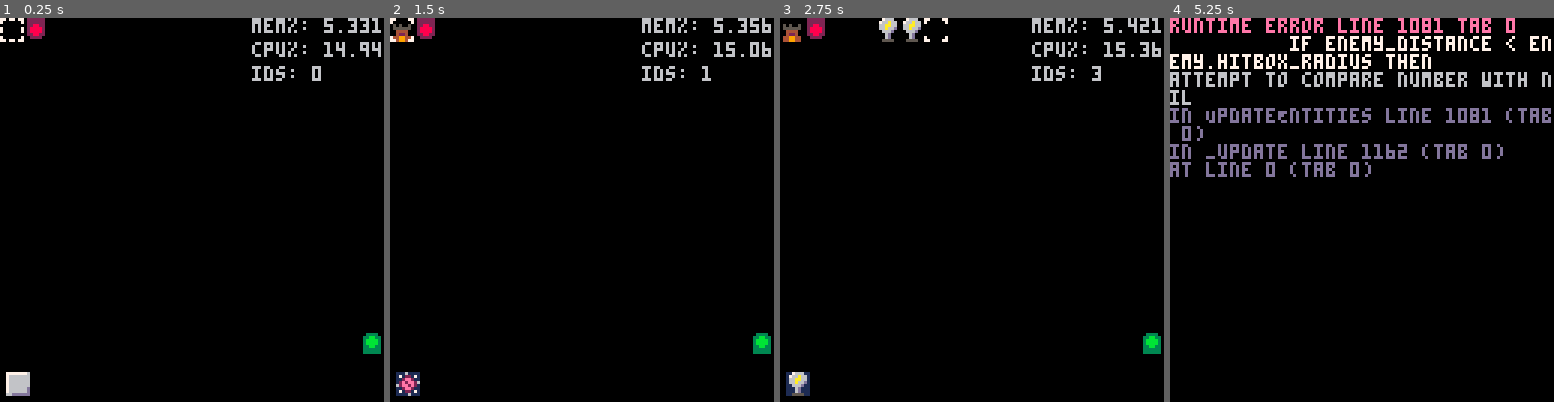
Above: before the commit, frames 1-4 (left to right).
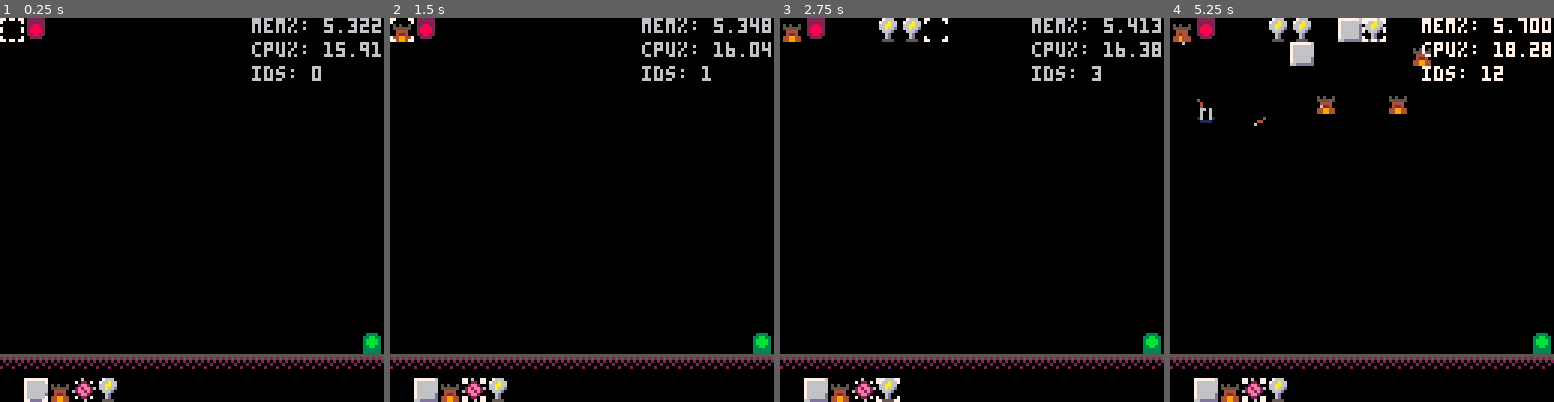
Above: after the commit, the same moments.

Repository: ClaytonKnittel/pico8-test
Game: PICO-8 cartridge clatt.p8
Two runs of this game, one before a commit and one after it. Both use one fixed random seed, a clock stepped at 60 frames per second and the inputs below.
Inputs:
- Up to frame 1 (0.25 s): no input
- Up to frame 2 (1.5 s): tap X (X key) at 0.33, 1.07 s; tap O (Z key) at 0.7 s
- Up to frame 3 (2.75 s): hold Right 1.6-2.1 s; tap O (Z key) at 1.7, 2.1, 2.5 s; tap X (X key) at 1.85 s; hold Up 2.15-2.42 s; hold Right from 2.47 s (still down)
- Up to frame 4 (5.25 s): tap O (Z key) every 0.4 s from 2.9 to 4.9 s; tap X (X key) at 2.97, 4.08, 5.2 s; release Right at 3.03 s; hold Left 3.08-3.58 s; hold Down 3.63-3.97 s; hold Right 4.02-4.68 s; hold Up 4.73-5.03 s; hold Left from 5.08 s (still down)

The runs differ from the first frame. In frame 1, 3.8% of the frame differs, in the area x 0-100%, y 0-100%; in frame 2, 3.8%; in frame 3, 3.8%; in frame 4, 15%.
Error before the commit: runtime error line 1081 tab 0; if enemy_distance < enemy.hitbox_radius then; attempt to compare number with nil

Commit message:
Hud overhaul (#16)
* Draw hud border

* HUD

* target all enemies

* Ok

* fix enemy bug

Diff:
--- a/clatt.p8
+++ b/clatt.p8
@@ -36,6 +36,7 @@
   LIGHTNING = 14,
   HUD_BG = 15,
   WIZARD = 32,
+  HUD_BORDER = 48,
 }
 
 TypeId = {
@@ -53,15 +54,18 @@
   WIZARD = 9,
 }
 
-enemy_grid = {}
-
-selected_tower = TypeId.WALL
-
-time = 0
-
-cursor_pos = {
-  x = 0,
-  y = 0,
+PLACEABLE_TILES = {
+  TypeId.WALL,
+  TypeId.ARCHER,
+  TypeId.PINWHEEL,
+  TypeId.LIGHTNING,
+}
+
+TILE_TYPE_TO_SPRITE = {
+  [TypeId.WALL] = TileSpriteId.WALL,
+  [TypeId.ARCHER] = TileSpriteId.ARCHER,
+  [TypeId.PINWHEEL] = TileSpriteId.PINWHEEL,
+  [TypeId.LIGHTNING] = TileSpriteId.LIGHTNING,
 }
 
 START_POS = {
@@ -244,13 +248,6 @@
 
   function grid.tile(pos)
     return tiles[PosIndex(pos)]
-  end
-
-  function add_to_enemy_grid(key, val)
-    if enemy_grid[key] == nil then
-      enemy_grid[key] = {}
-    end
-    add(enemy_grid[key], val)
   end
 
   local function AllTilesReachableInPathMap(dir_map)
@@ -495,7 +492,7 @@
 }
 
 function IsEnemyType(type_id)
-  return ENEMY_SPRITE_ANIMATION_MAP[type_id] ~= nil
+  return ENEMY_INFO_MAP[type_id] ~= nil
 end
 
 function MakeEnemy(enemy_type)
@@ -625,7 +622,7 @@
       local target_enemy = nil
       local target_enemy_distance = 32
       for entity in entity_map.entities() do
-        if entity.type_id() == TypeId.JELLYFISH then
+        if IsEnemyType(entity.type_id()) then
           local enemy_pos = entity.pos()
           local enemy_distance = PosMagnitude(PosSub(enemy_pos, archer.pos()))
           if enemy_distance < range then
@@ -714,7 +711,7 @@
     local will_fire = false
     if fire_rate_cooldown == 0 then
       for entity in entity_map.entities() do
-        if not will_fire and entity.type_id() == TypeId.JELLYFISH then
+        if not will_fire and IsEnemyType(entity.type_id()) then
           local enemy_pos = entity.pos()
           local enemy_distance = PosMagnitude(PosSub(enemy_pos, pinwheel.pos()))
           if enemy_distance < range then
@@ -798,7 +795,7 @@
       local target_enemy = nil
       local target_enemy_distance = 999
       for entity in entity_map.entities() do
-        if entity.type_id() == TypeId.JELLYFISH then
+        if IsEnemyType(entity.type_id()) then
           local enemy_pos = entity.pos()
           local enemy_distance = PosMagnitude(PosSub(enemy_pos, lightning.pos()))
           if enemy_distance < range then
@@ -960,7 +957,8 @@
   -- Place tower
   if Pressed(BTN_Z) then
     local grid_tile_type = grid.tile(cursor_pos)
-    local selected_tower_type = selected_tower
+    local selected_tower_type = PLACEABLE_TILES[selected_tower_index]
+    assert(selected_tower_type ~= nil)
 
     if grid_tile_type == TypeId.EMPTY then
       local added = grid.try_set_tile(cursor_pos, selected_tower_type)
@@ -984,14 +982,10 @@
 
   -- Scroll to next tower option
   if Pressed(BTN_X) then
-    if selected_tower == TypeId.WALL then
-      selected_tower = TypeId.ARCHER
-    elseif selected_tower == TypeId.ARCHER then
-      selected_tower = TypeId.PINWHEEL
-    elseif selected_tower == TypeId.PINWHEEL then
-      selected_tower = TypeId.LIGHTNING
+    if selected_tower_index == #PLACEABLE_TILES then
+      selected_tower_index = 1
     else
-      selected_tower = TypeId.WALL
+      selected_tower_index += 1
     end
   end
 end
@@ -1058,7 +1052,7 @@
 
   -- update enemy spatial grid
   for entity in entity_map.entities() do
-    if entity.type_id() == TypeId.ENEMY then
+    if IsEnemyType(entity.type_id()) then
       local e_pos = entity.pos()
       -- Hash them based on the integer grid cell they are currently floating over
       local grid_idx = Index(flr(e_pos.x), flr(e_pos.y))
@@ -1108,6 +1102,20 @@
   entity_map.draw()
 end
 
+function DrawHUD()
+  local hud_y = WORLD_HEIGHT * TILE_WIDTH
+
+  for x = 0, WORLD_WIDTH - 1 do
+    spr(TileSpriteId.HUD_BORDER, x * TILE_WIDTH, hud_y)
+  end
+
+  for index, type_id in ipairs(PLACEABLE_TILES) do
+    spr(TILE_TYPE_TO_SPRITE[type_id], index * TILE_WIDTH, hud_y + TILE_WIDTH)
+  end
+
+  spr(TileSpriteId.CURSOR + 1, selected_tower_index * TILE_WIDTH, hud_y + TILE_WIDTH)
+end
+
 function DrawDebugStats()
   if not DEBUG then
     return
@@ -1120,28 +1128,12 @@
   print("ids: "..entity_map.num_allocated_ids(), 84, 16)
 end
 
-function DrawSelectedTowerHUD()
-  -- TODO can generate inverse map
-  local type_to_sprite = {
-    [TypeId.WALL] = TileSpriteId.WALL,
-    [TypeId.ARCHER] = TileSpriteId.ARCHER,
-    [TypeId.PINWHEEL] = TileSpriteId.PINWHEEL,
-    [TypeId.LIGHTNING] = TileSpriteId.LIGHTNING
-  }
-
-  local sprite_id = type_to_sprite[selected_tower]
-  if sprite_id then
-    spr(TileSpriteId.HUD_BG, 2, 118)
-    spr(sprite_id, 2, 118)
-  end
-end
-
 function _init()
   if not DEBUG then
     music(0)
   end
 
-  selected_tower = TypeId.WALL
+  selected_tower_index = 1
 
   time = 0
 
@@ -1157,6 +1149,8 @@
   enemy_hold_map = MakeEnemyHoldMap()
 
   entity_map = MakeEntityMap()
+
+  enemy_grid = {}
 end
 
 function _update()
@@ -1171,7 +1165,7 @@
   DrawGrid()
   DrawEntities()
   DrawCursor()
-  DrawSelectedTowerHUD()
+  DrawHUD()
   DrawDebugStats()
 end
 
@@ -1200,11 +1194,11 @@
 00022300000223000032200000000000000000000000000000000000000000000000000000000000000000000000000000000000000000000000000000000000
 00099000000990000009900000000000000000000000000000000000000000000000000000000000000000000000000000000000000000000000000000000000
 00099900000990000009990000000000000000000000000000000000000000000000000000000000000000000000000000000000000000000000000000000000
-00000000000000000000000000000000000000000000000000000000000000000000000000000000000000000000000000000000000000000000000000000000
-00000000000000000000000000000000000000000000000000000000000000000000000000000000000000000000000000000000000000000000000000000000
-00000000000000000000000000000000000000000000000000000000000000000000000000000000000000000000000000000000000000000000000000000000
-00000000000000000000000000000000000000000000000000000000000000000000000000000000000000000000000000000000000000000000000000000000
-00000000000000000000000000000000000000000000000000000000000000000000000000000000000000000000000000000000000000000000000000000000
+55555555000000000000000000000000000000000000000000000000000000000000000000000000000000000000000000000000000000000000000000000000
+25252525000000000000000000000000000000000000000000000000000000000000000000000000000000000000000000000000000000000000000000000000
+02020202000000000000000000000000000000000000000000000000000000000000000000000000000000000000000000000000000000000000000000000000
+00200020000000000000000000000000000000000000000000000000000000000000000000000000000000000000000000000000000000000000000000000000
+20002000000000000000000000000000000000000000000000000000000000000000000000000000000000000000000000000000000000000000000000000000
 00000000000000000000000000000000000000000000000000000000000000000000000000000000000000000000000000000000000000000000000000000000
 00000000000000000000000000000000000000000000000000000000000000000000000000000000000000000000000000000000000000000000000000000000
 00000000000000000000000000000000000000000000000000000000000000000000000000000000000000000000000000000000000000000000000000000000
